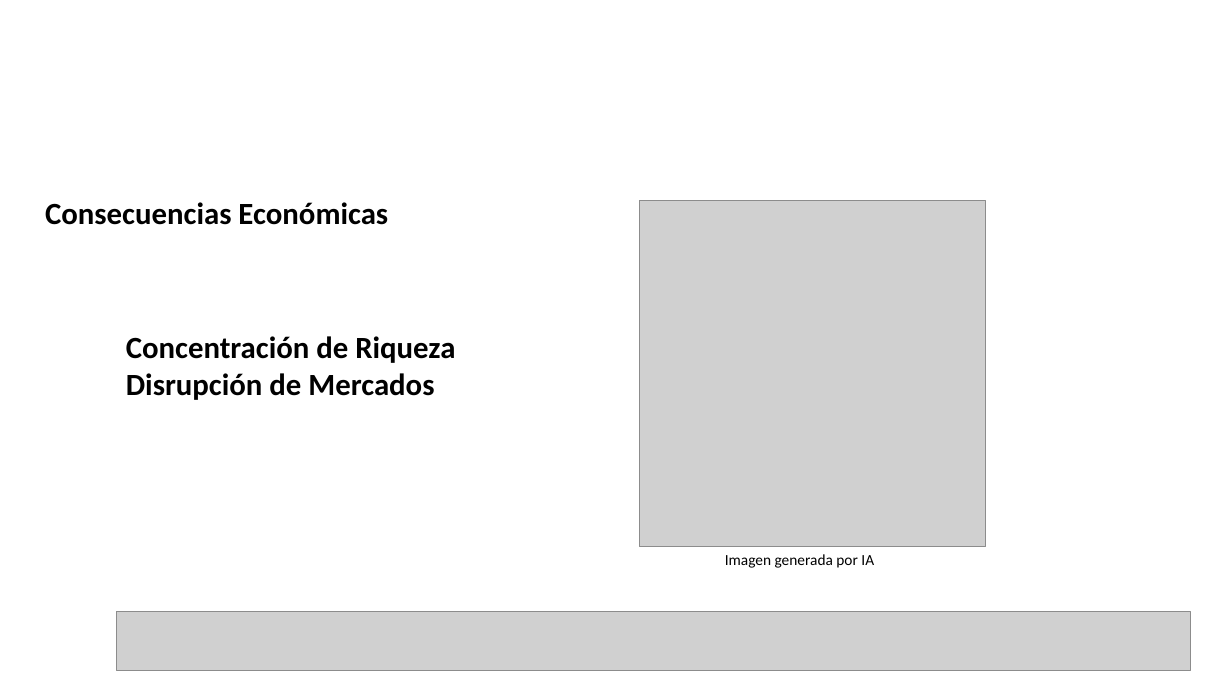
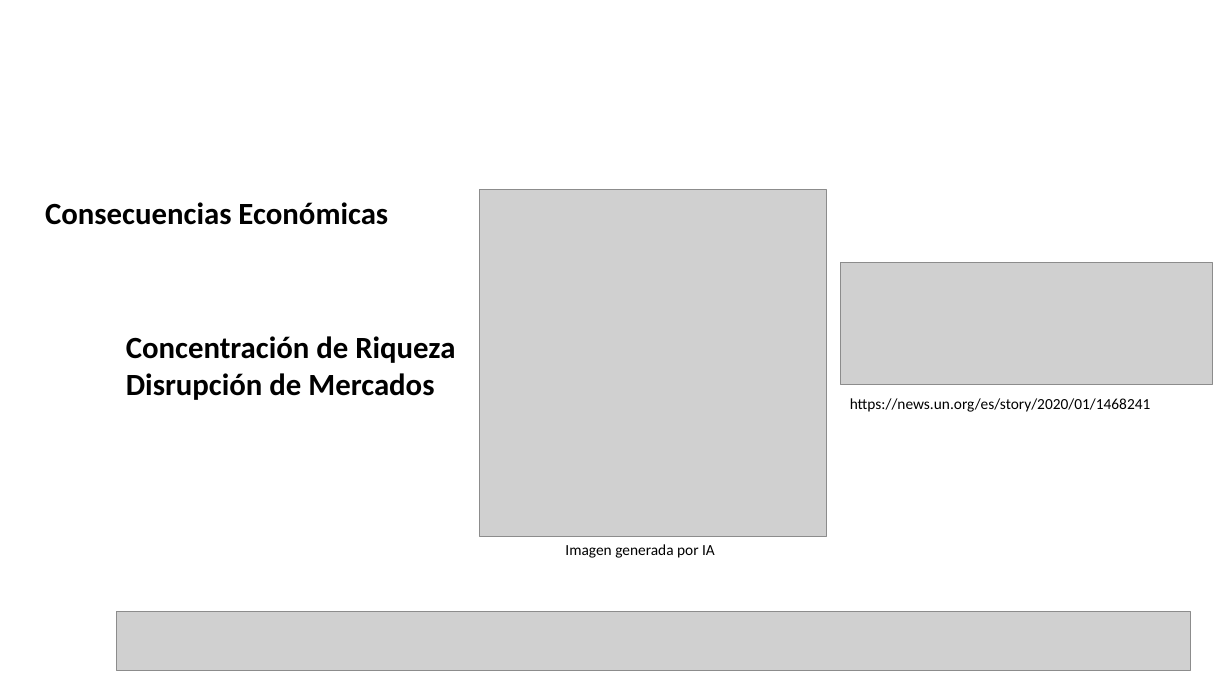
Before and after one commit to JCVLionHearth/datasciencecoursera, a slide deck: slide 11 of presentación simposio.pptx. Drawn at 1232x693 pixels with LibreOffice and Linux fonts; fonts in the diff are those of the drawing; grey boxes stand for pictures; background and template pictures are left out. Boxes give left, top, right and bottom in pixels: in the first picture for what was removed or moved away, otherwise in the second. Text is boxed around its words. In the diff, an @@ line names an element or a change of style, - is before the commit and + after.

```diff
--- a/presentación simposio.pptx
+++ b/presentación simposio.pptx
@@ picture: place and size @@
-picture at bbox=[640, 201, 986, 547]
+picture at bbox=[480, 189, 826, 536]
@@ picture added at bbox=[841, 262, 1213, 384] @@
@@ text added at bbox=[850, 398, 1151, 412], 12 pt, text #000000 @@
+https://news.un.org/es/story/2020/01/1468241
@@ text "Imagen generada por IA": place and size @@
-text "Imagen generada por IA" at bbox=[725, 554, 874, 568]
+text "Imagen generada por IA" at bbox=[565, 544, 715, 558]
```
Also in this commit, not shown: 8 other slides changed, 2 slides added, 1 slide removed.
